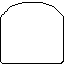
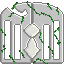
Comparing the layer stacks of the two (64, 64) images. Changes:
removed layer "Layer 1" over (x1=0, y1=2, x2=64, y2=64)
added group "folhagem" with 3 layers above "Pedra Laranja" over (x1=0, y1=1, x2=61, y2=64)
added layer "sombra" (2nd of 10, in "folhagem") in group "folhagem" over (x1=1, y1=1, x2=61, y2=64)
added layer "luz" (2nd of 2, in "folhagem") in group "folhagem" over (x1=0, y1=3, x2=59, y2=64)
added layer "normla" in group "folhagem" over (x1=0, y1=2, x2=59, y2=64)
added group "Pedra Cinza" with 3 layers above "Pedra Amarela" over (x1=25, y1=24, x2=39, y2=58)
added layer "sombra" (8th of 10, in "Pedra Cinza") in group "Pedra Cinza" over (x1=25, y1=24, x2=32, y2=58)
added layer "lux" (6th of 7, in "Pedra Cinza") in group "Pedra Cinza" over (x1=32, y1=24, x2=39, y2=58)
added layer "fundo" (6th of 7, in "Pedra Cinza") in group "Pedra Cinza" over (x1=25, y1=24, x2=39, y2=58)
added group "Pedra Amarela" (2nd of 2) with 3 layers above "portão" over (x1=25, y1=24, x2=39, y2=58)
added layer "sombra" (9th of 10, in "Pedra Amarela") in group "Pedra Amarela" over (x1=25, y1=24, x2=32, y2=58)
added layer "lux" (7th of 7, in "Pedra Amarela") in group "Pedra Amarela" over (x1=32, y1=24, x2=39, y2=58)
added layer "fundo" (7th of 7, in "Pedra Amarela") in group "Pedra Amarela" over (x1=25, y1=24, x2=39, y2=58)
added group "portão" with 4 layers above "Layer 0" over (x1=0, y1=2, x2=64, y2=64)
added layer "kuz" in group "portão" over (x1=3, y1=3, x2=63, y2=62)
added layer "sombra" (10th of 10, in "portão") in group "portão" over (x1=1, y1=3, x2=62, y2=63)
added layer "shape" (2nd of 2, in "portão") in group "portão" over (x1=0, y1=2, x2=64, y2=64)
added layer "fill" (2nd of 2, in "portão") in group "portão" over (x1=1, y1=3, x2=63, y2=63)
showed "Layer 0" over (x1=0, y1=1, x2=64, y2=64)
